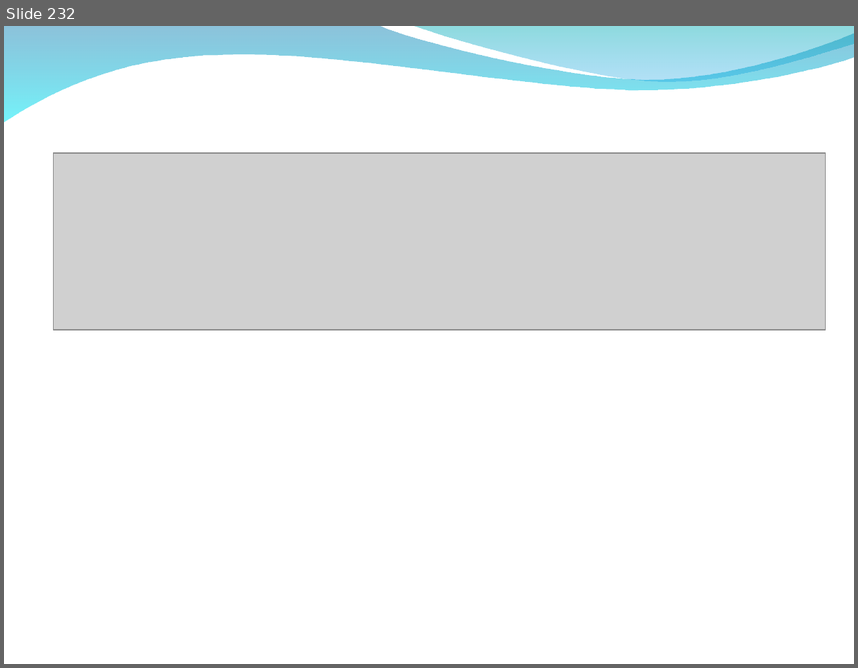
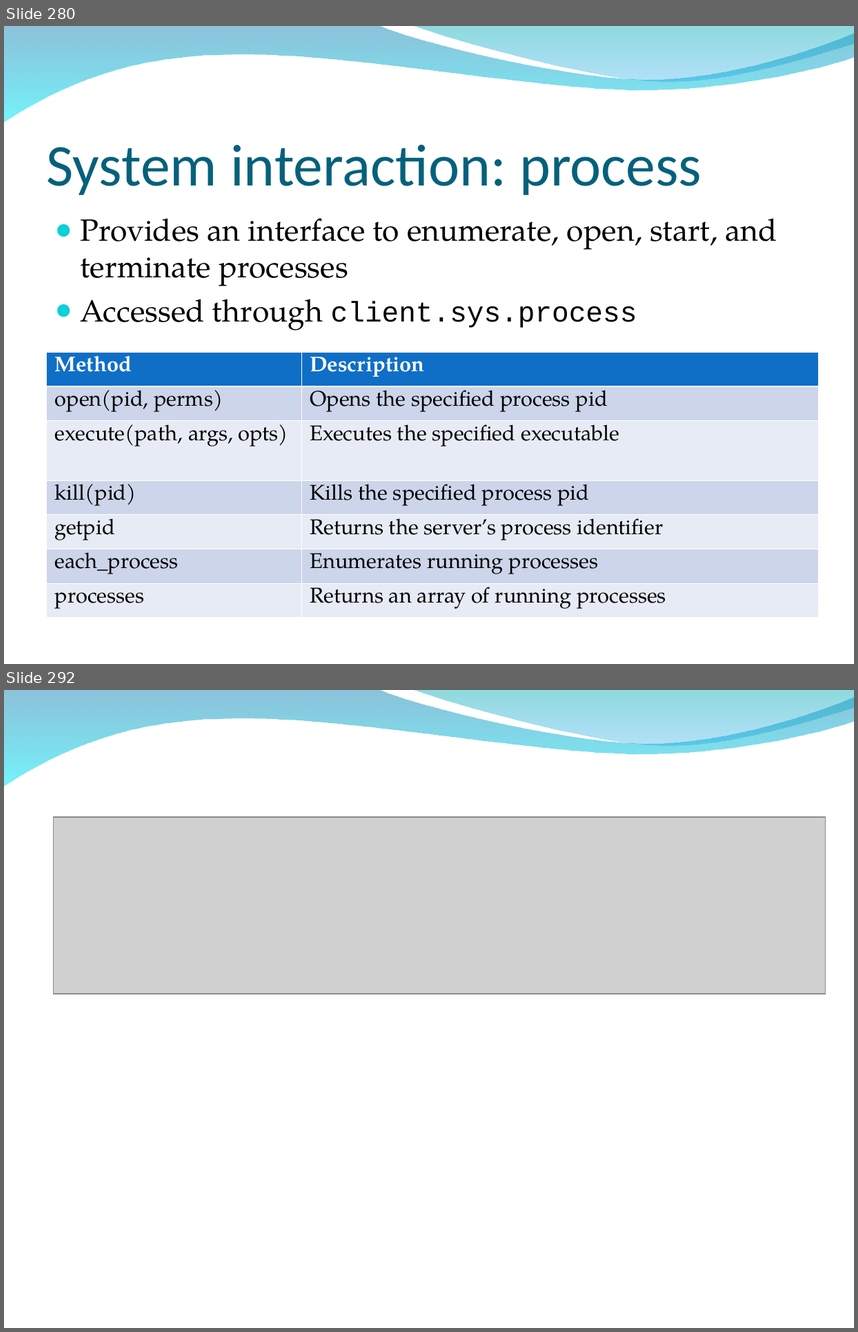
Before and after one commit to bedestall5/metasploit-framework, a slide deck: dev/materials/msf3_internals_training/slides/bh_training_deck.ppt. Shown one above the other, each under a label of ours: slide 232 before the commit, slides 280 and 292 after it; the slides between them are not shown. The pictures are 858x668 and 858x1332 pixels, drawn with LibreOffice and Linux fonts; fonts in the diff are those of the drawing; grey boxes stand for pictures; background and template pictures are left out. Boxes give left, top, right and bottom in pixels: in the first picture for what was removed or moved away, otherwise in the second. Text is boxed around its words. In the diff, an @@ line names an element or a change of style, - is before the commit and + after.

```diff
--- a/dev/materials/msf3_internals_training/slides/bh_training_deck.ppt
+++ b/dev/materials/msf3_internals_training/slides/bh_training_deck.ppt
@@ slide 280 added at bbox=[4, 26, 854, 664], background picture (left out); not listed: 2 template elements that a slide beside it also shows @@
@@ title added at bbox=[47, 145, 702, 195], 50 pt, text #04617B @@
+System interaction: process
@@ text added at bbox=[80, 218, 777, 330], 26 pt, text #000000 @@
+● Provides an interface to enumerate, open, start, and terminate processes
+● Accessed through client.sys.process
@@ table added at bbox=[47, 352, 818, 611], 7 rows, 2 columns @@
+Method | Description
+open(pid, perms) | Opens the specified process pid
+execute(path, args, opts) | Executes the specified executable
+kill(pid) | Kills the specified process pid
+getpid | Returns the server’s process identifier
+each_process | Enumerates running processes
+processes | Returns an array of running processes
@@ what was slide 232 is now slide 292 @@
```
Also in this commit, not shown: 60 other slides added.
